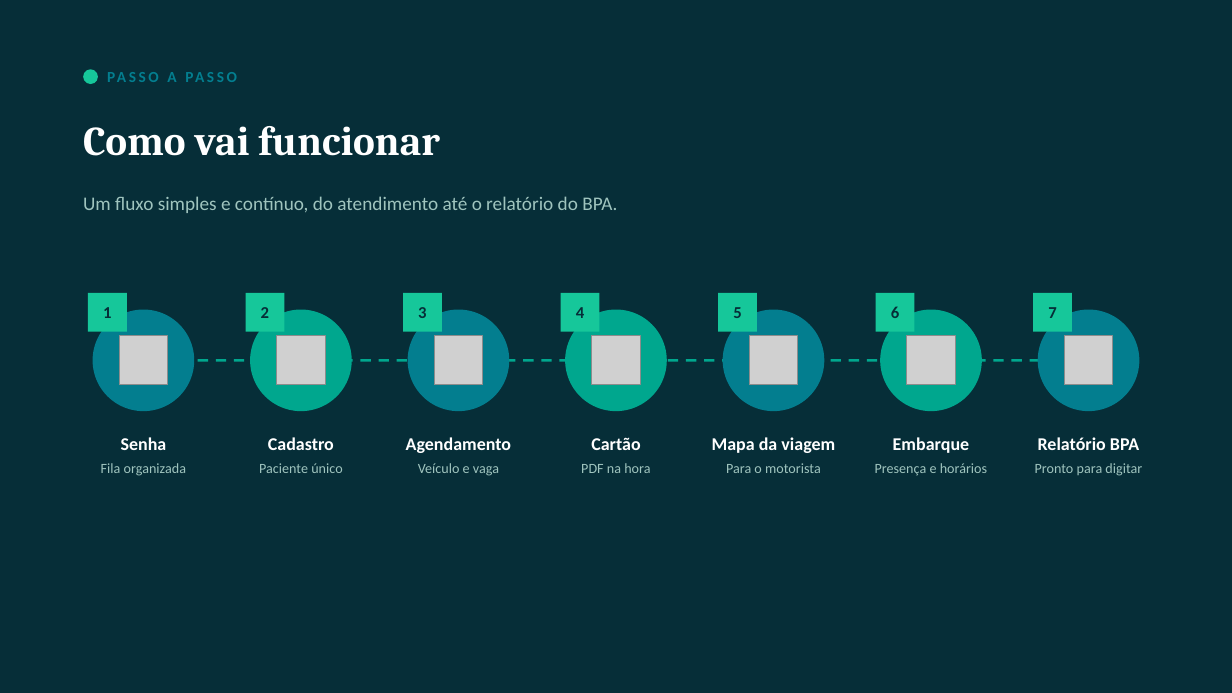
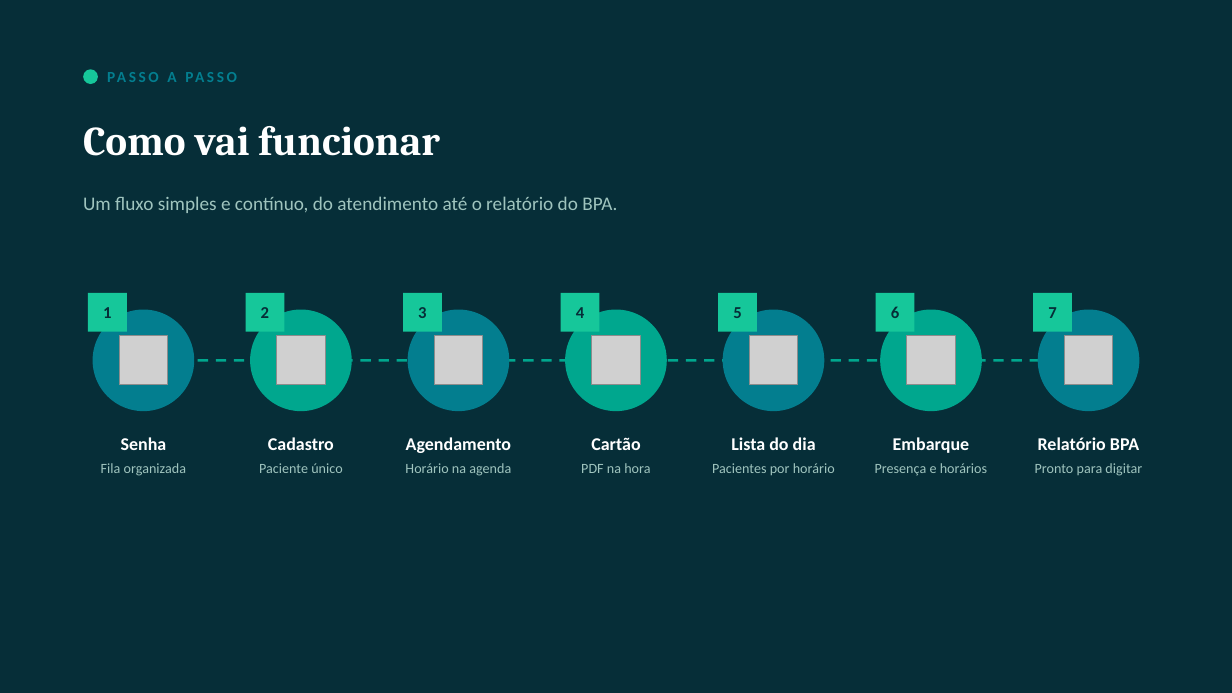
Before and after one commit to juninhojet-source/Jet_Python, a slide deck: slide 4 of docs/SIGTRANS_Saude_Apresentacao.pptx. Drawn at 1232x693 pixels with LibreOffice and Linux fonts; fonts in the diff are those of the drawing; grey boxes stand for pictures. Boxes give left, top, right and bottom in pixels: in the first picture for what was removed or moved away, otherwise in the second. Text is boxed around its words. In the diff, an @@ line names an element or a change of style, - is before the commit and + after.

```diff
--- a/docs/SIGTRANS_Saude_Apresentacao.pptx
+++ b/docs/SIGTRANS_Saude_Apresentacao.pptx
@@ text at [731, 437, 816, 450]: text changed @@
-Mapa da viagem
+Lista do dia
@@ text at [405, 463, 511, 476]: text changed @@
-Veículo e vaga
+Horário na agenda
@@ text at [712, 463, 835, 475]: text changed @@
-Para o motorista
+Pacientes por horário
```
Also in this commit, not shown: 5 other slides changed, 2 other files.
